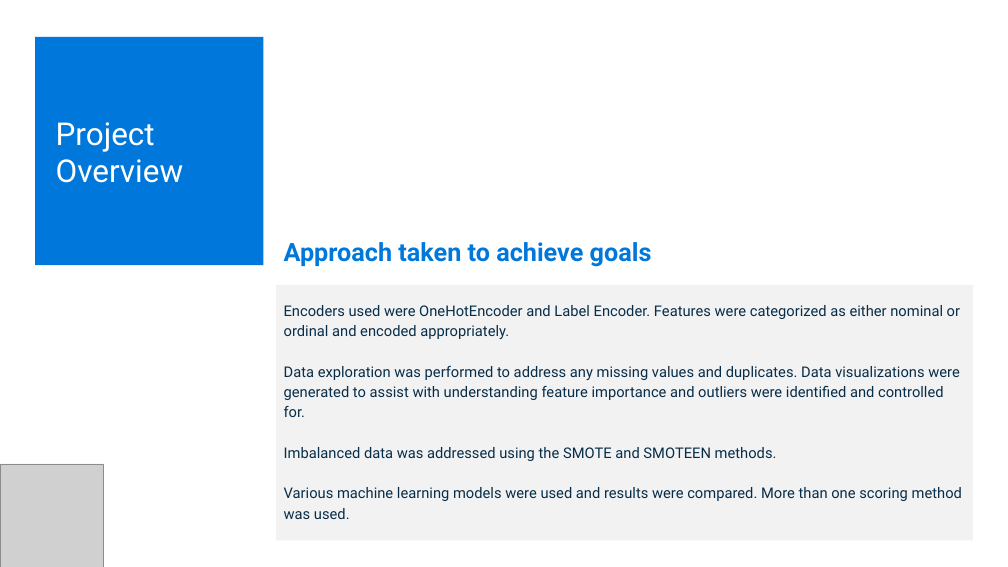
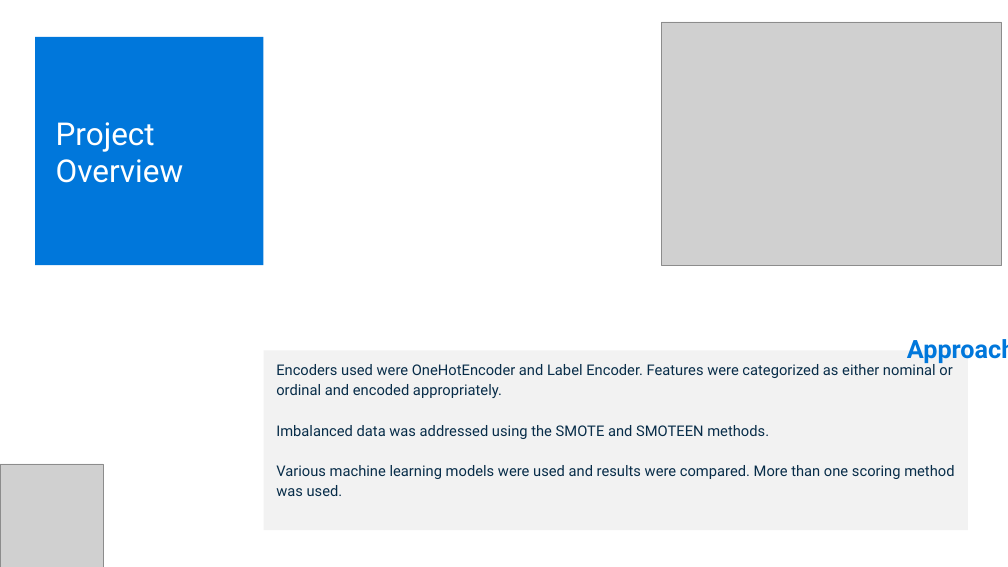
Before and after one commit to Pete1001/ML-Bank, a slide deck: slide 5 of Resources/ML-Bank.pptx. Drawn at 1008x567 pixels with LibreOffice and Linux fonts; fonts in the diff are those of the drawing; grey boxes stand for pictures. Boxes give left, top, right and bottom in pixels: in the first picture for what was removed or moved away, otherwise in the second. Text is boxed around its words. In the diff, an @@ line names an element or a change of style, - is before the commit and + after.

```diff
--- a/Resources/ML-Bank.pptx
+++ b/Resources/ML-Bank.pptx
@@ picture added at (662,22,1002,265) @@
@@ text "Approach taken to achieve goals": place and size @@
-text "Approach taken to achieve goals" at (284,242,652,267)
+text "Approach taken to achieve goals" at (907,339,1008,365)
@@ text "Approach taken to achieve goals" at (907,339,1008,365): rotation 0 to 180 degrees @@
@@ rectangle: place and size @@
-rectangle at (276,285,973,541)
+rectangle at (264,351,969,531)
@@ text "Encoders used were OneHotEncoder and ...": place and size @@
-text "Encoders used were OneHotEncoder and ..." at (284,305,962,519)
+text "Encoders used were OneHotEncoder and ..." at (276,361,954,496)
@@ text at (284,366,960,417): paragraph removed @@
-Data exploration was performed to address any missing values and duplicates. Data visualizations were generated to assist with understanding feature importance and outliers were identified and controlled for.
```
Also in this commit, not shown: 7 other slides changed, 3 slides added.
